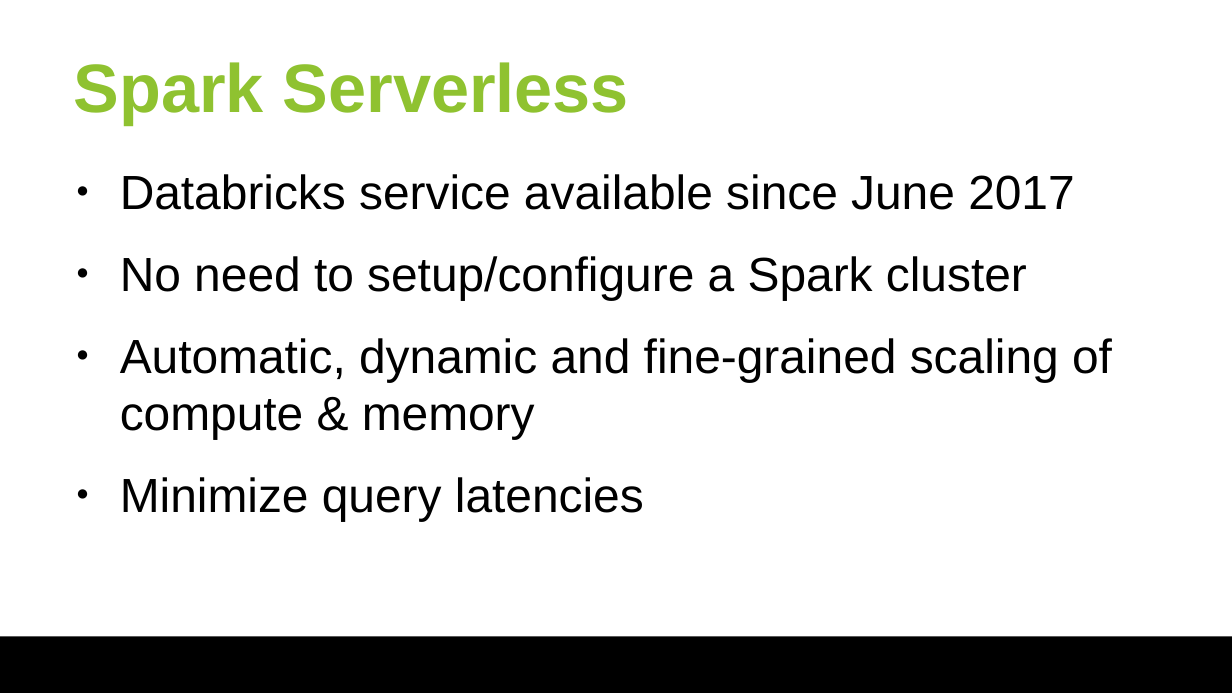
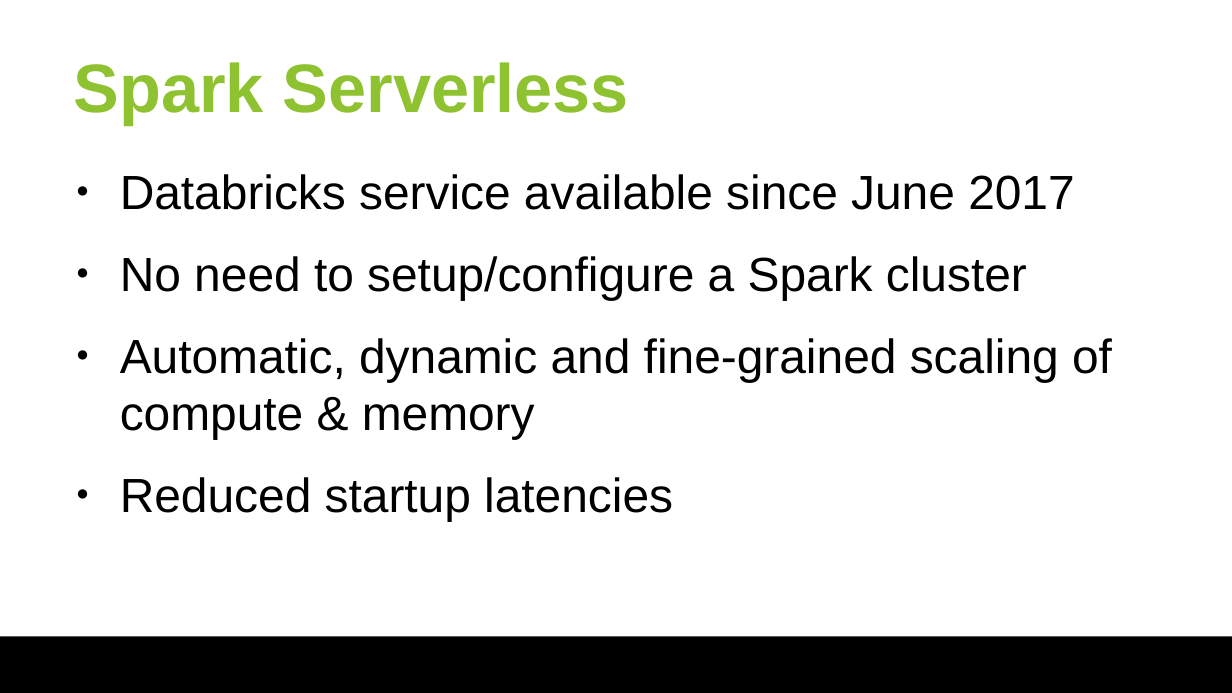
Before and after one commit to huangyibo/spark-summit-18, a slide deck: slide 2 of slides/spark-summit-18.odp. Drawn at 1232x693 pixels with LibreOffice and Linux fonts; fonts in the diff are those of the drawing; background and template pictures are left out. Boxes give left, top, right and bottom in pixels: in the first picture for what was removed or moved away, otherwise in the second. Text is boxed around its words. In the diff, an @@ line names an element or a change of style, - is before the commit and + after.

Commit message:
Slides

```diff
--- a/slides/spark-summit-18.odp
+++ b/slides/spark-summit-18.odp
@@ text at [120,477,673,521]: text changed @@
-● Minimize query latencies
+● Reduced startup latencies
```
Also in this commit, not shown: 3 slides added.
